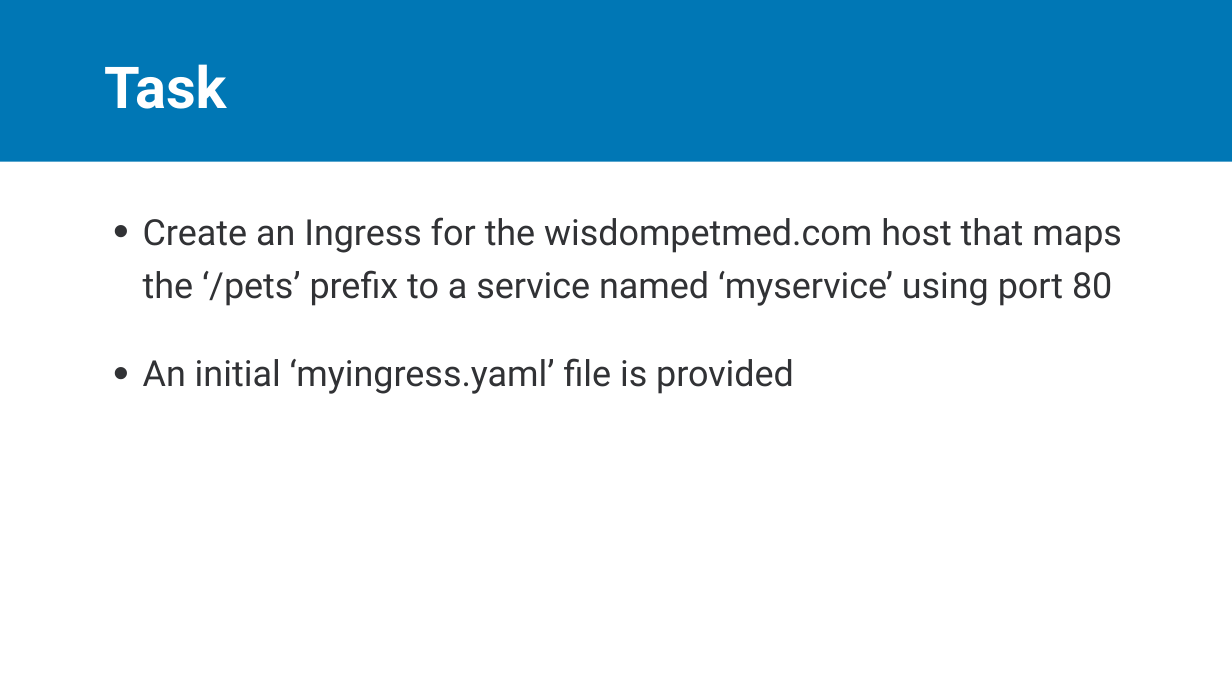
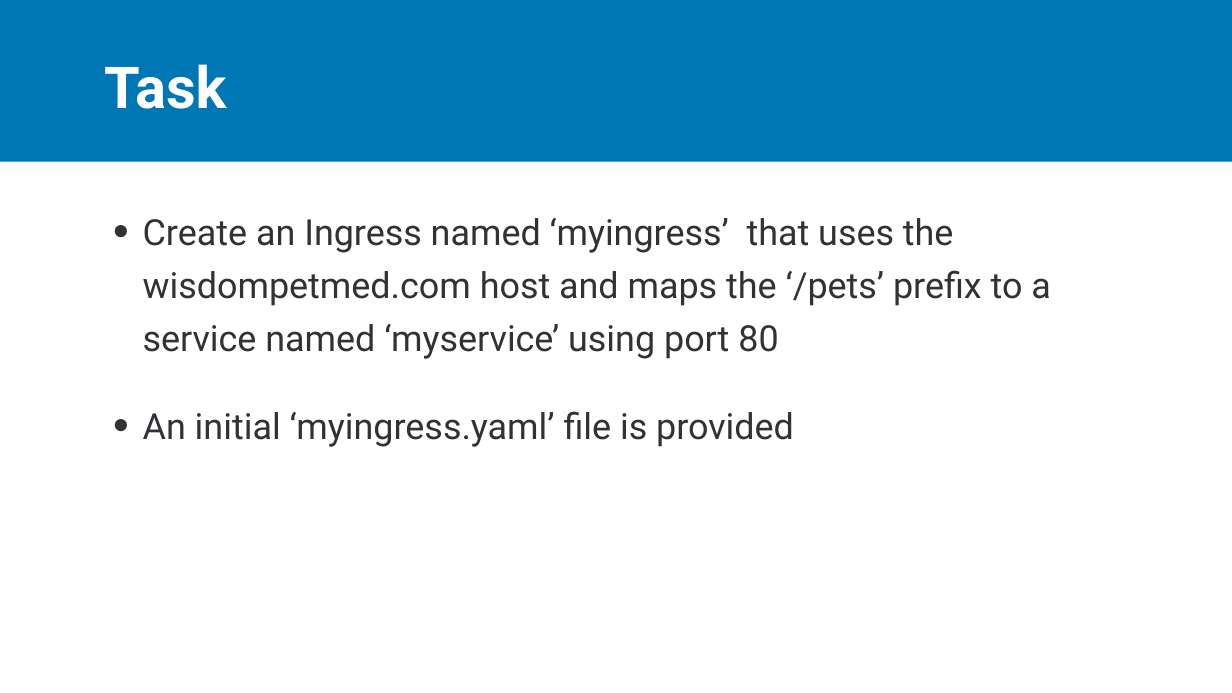
Before and after one commit to rdiazconcha/ckad-exam-prep, a slide deck: slide 3 of chapter-05/03-ingress/05_03_ingress.pptx. Drawn at 1232x693 pixels with LibreOffice and Linux fonts; fonts in the diff are those of the drawing. Boxes give left, top, right and bottom in pixels: in the first picture for what was removed or moved away, otherwise in the second. Text is boxed around its words. In the diff, an @@ line names an element or a change of style, - is before the commit and + after.

```diff
--- a/chapter-05/03-ingress/05_03_ingress.pptx
+++ b/chapter-05/03-ingress/05_03_ingress.pptx
@@ text at [143,218,1051,359]: text changed @@
-• Create an Ingress for the wisdompetmed.com host that maps the ‘/pets’ prefix to a service named ‘myservice’ using port 80
+• Create an Ingress named ‘myingress’ that uses the wisdompetmed.com host and maps the ‘/pets’ prefix to a service named ‘myservice’ using port 80
```
Also in this commit, not shown: 3 other files.
